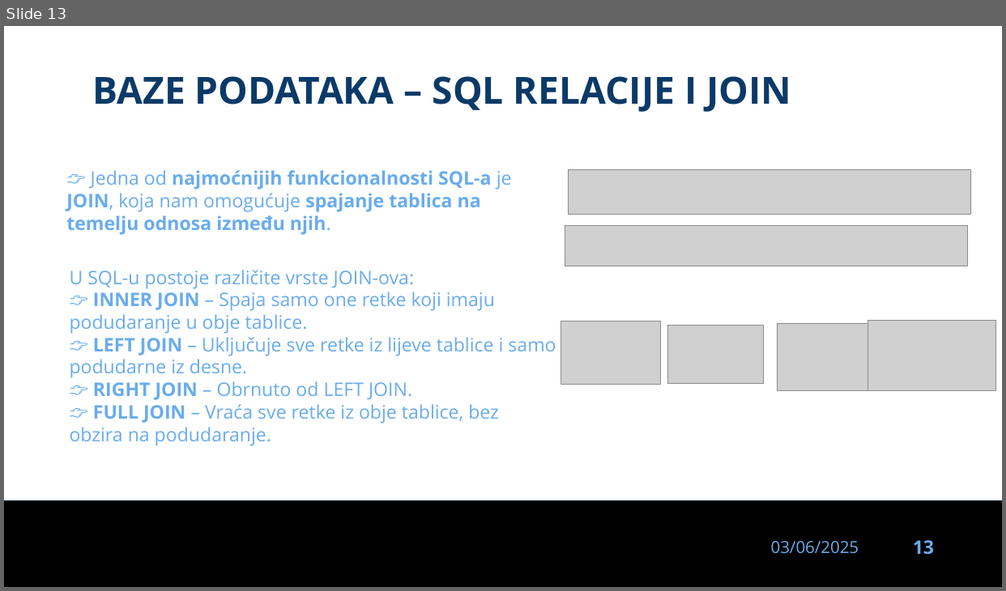
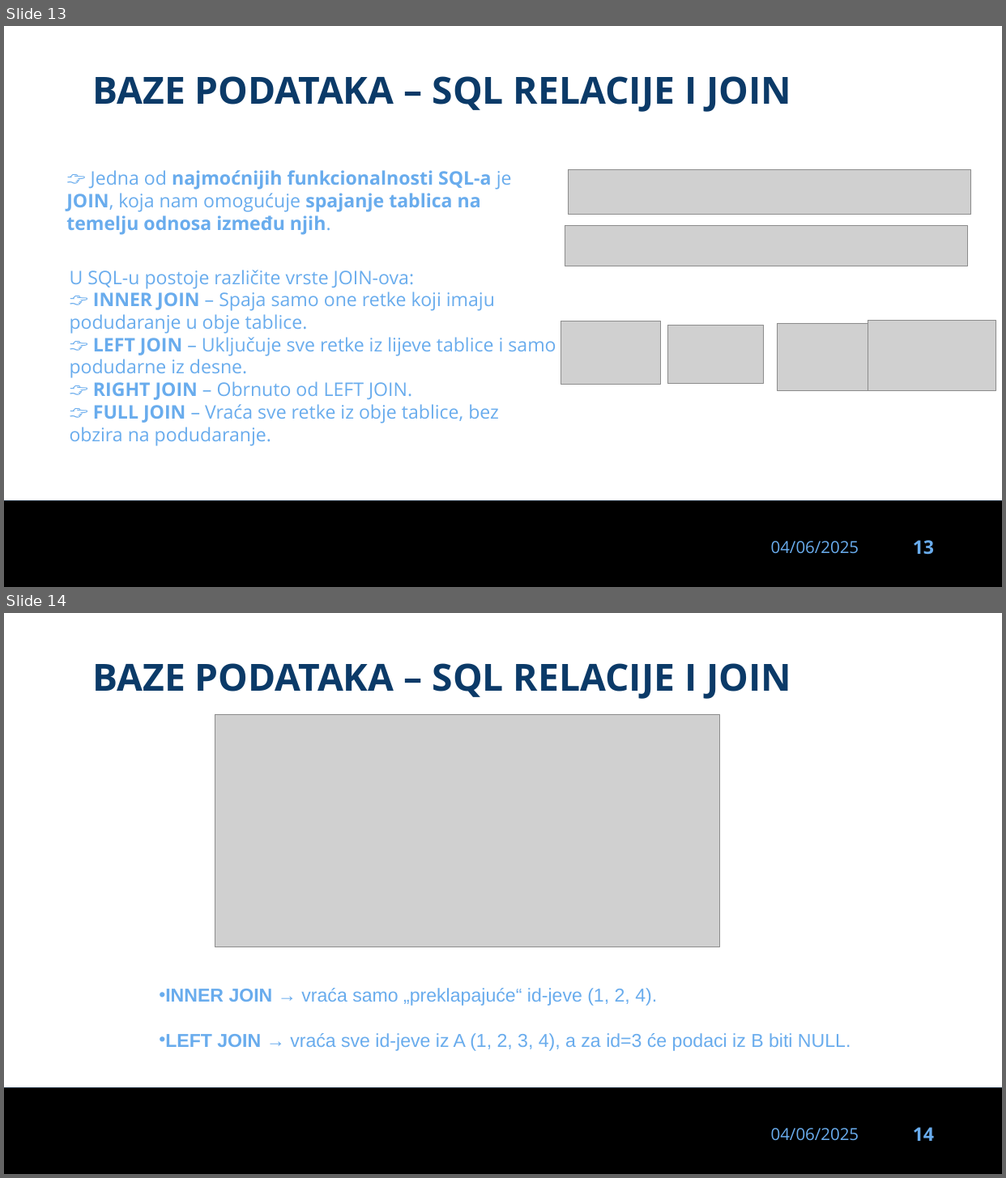
Before and after one commit to dinoDuvnjak/CTK, a slide deck: Bootcamp/DB-uvod/DB-uvod.pptx. Shown one above the other, each under a label of ours: slide 13 before the commit, slides 13 and 14 after it. The pictures are 1006x591 and 1006x1178 pixels, drawn with LibreOffice and Linux fonts; fonts in the diff are those of the drawing; grey boxes stand for pictures; background and template pictures are left out. Boxes give left, top, right and bottom in pixels: in the first picture for what was removed or moved away, otherwise in the second. Text is boxed around its words. In the diff, an @@ line names an element or a change of style, - is before the commit and + after.

```diff
--- a/Bootcamp/DB-uvod/DB-uvod.pptx
+++ b/Bootcamp/DB-uvod/DB-uvod.pptx
@@ slide 14 added at bbox=[4, 613, 1002, 1174], background #FFFFFF; not listed: 3 template elements that a slide beside it also shows @@
@@ text added at bbox=[92, 663, 791, 699], 36 pt, text #0B3A68, bold @@
+BAZE PODATAKA – SQL RELACIJE I JOIN
@@ picture added at bbox=[215, 714, 720, 947] @@
@@ text added at bbox=[165, 988, 850, 1051], 18 pt, text #69ACED @@
+• INNER JOIN → vraća samo „preklapajuće“ id-jeve (1, 2, 4).
+• LEFT JOIN → vraća sve id-jeve iz A (1, 2, 3, 4), a za id=3 će podaci iz B biti NULL.
@@ slide 13 changed as well @@
@@ text at bbox=[771, 541, 859, 554]: text changed @@
-03/06/2025
+04/06/2025
```
Also in this commit, not shown: 28 other slides changed, 1 other slide added, 1 slide removed, 4 other files.
